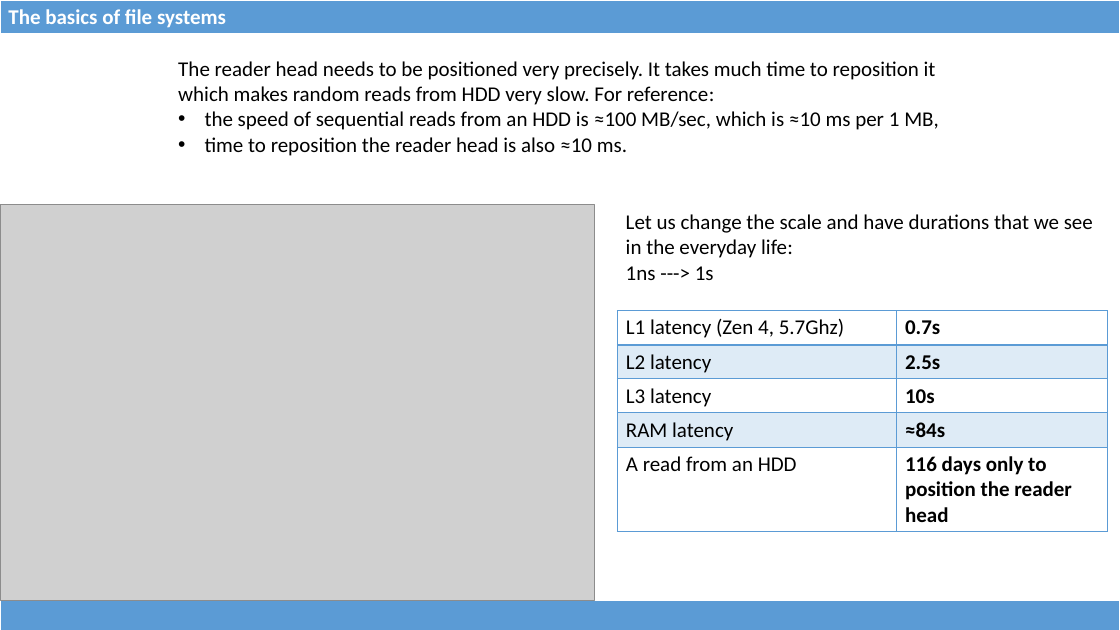
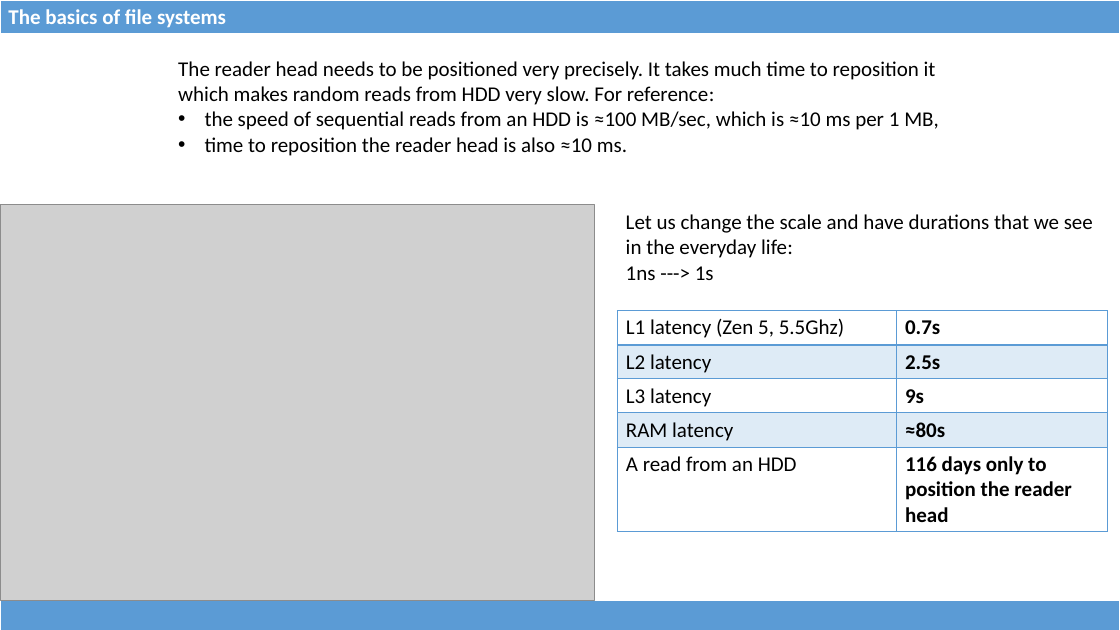
Before and after one commit to dominiquelefevre/filesystems-101-jb, a slide deck: slide 24 of talks/src/class00.pptx (slide 17 before the commit). Drawn at 1120x630 pixels with LibreOffice and Linux fonts; fonts in the diff are those of the drawing; grey boxes stand for pictures. Boxes give left, top, right and bottom in pixels: in the first picture for what was removed or moved away, otherwise in the second. Text is boxed around its words. In the diff, an @@ line names an element or a change of style, - is before the commit and + after.

```diff
--- a/talks/src/class00.pptx
+++ b/talks/src/class00.pptx
@@ table at [618, 311, 1107, 531] @@
-row 1, column 1: L1 latency (Zen 4, 5.7Ghz)
+row 1, column 1: L1 latency (Zen 5, 5.5Ghz)
-row 3, column 2: 10s
+row 3, column 2: 9s
-row 4, column 2: ≈84s
+row 4, column 2: ≈80s
```
Also in this commit, not shown: 1 other slide changed, 8 slides added, 1 slide removed, 1 other file.
